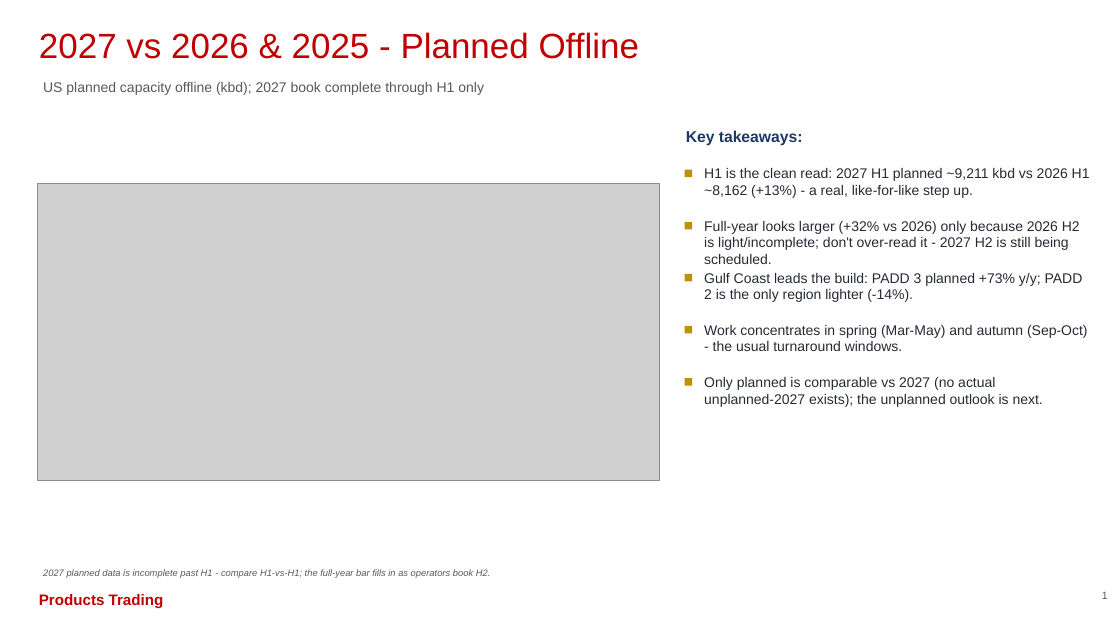
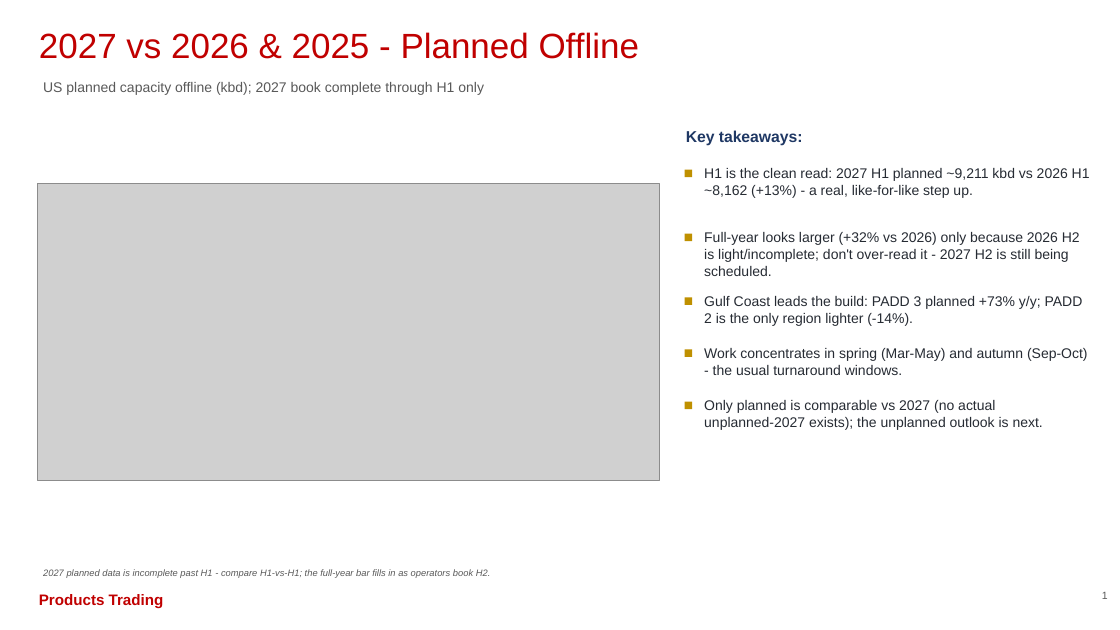
Before and after one commit to HoldenCole/Outages-script, a slide deck: slide 2 of output/outage_deck.pptx. Drawn at 1120x630 pixels with LibreOffice and Linux fonts; fonts in the diff are those of the drawing; grey boxes stand for pictures. Boxes give left, top, right and bottom in pixels: in the first picture for what was removed or moved away, otherwise in the second. Text is boxed around its words. In the diff, an @@ line names an element or a change of style, - is before the commit and + after.

```diff
--- a/output/outage_deck.pptx
+++ b/output/outage_deck.pptx
@@ rectangle: place and size @@
-rectangle at bbox=[685, 222, 692, 229]
+rectangle at bbox=[685, 234, 692, 241]
@@ text "Full-year looks larger (+32% vs ...": place and size @@
-text "Full-year looks larger (+32% vs ..." at bbox=[704, 221, 1080, 264]
+text "Full-year looks larger (+32% vs ..." at bbox=[704, 232, 1080, 276]
@@ text "Gulf Coast leads the build: ...": place and size @@
-text "Gulf Coast leads the build: ..." at bbox=[704, 273, 1083, 302]
+text "Gulf Coast leads the build: ..." at bbox=[704, 296, 1083, 326]
@@ text "Work concentrates in spring (Mar-May) ...": place and size @@
-text "Work concentrates in spring (Mar-May) ..." at bbox=[704, 325, 1088, 351]
+text "Work concentrates in spring (Mar-May) ..." at bbox=[704, 348, 1088, 375]
@@ 3 rectangles: place and size @@
-3 rectangles at bbox=[685, 274, 692, 386]
+3 rectangles at bbox=[685, 297, 692, 409]
@@ text "Only planned is comparable vs ...": place and size @@
-text "Only planned is comparable vs ..." at bbox=[704, 377, 1043, 407]
+text "Only planned is comparable vs ..." at bbox=[704, 400, 1043, 430]
```
Also in this commit, not shown: 9 other slides changed, 1 slide added, 12 other files.
